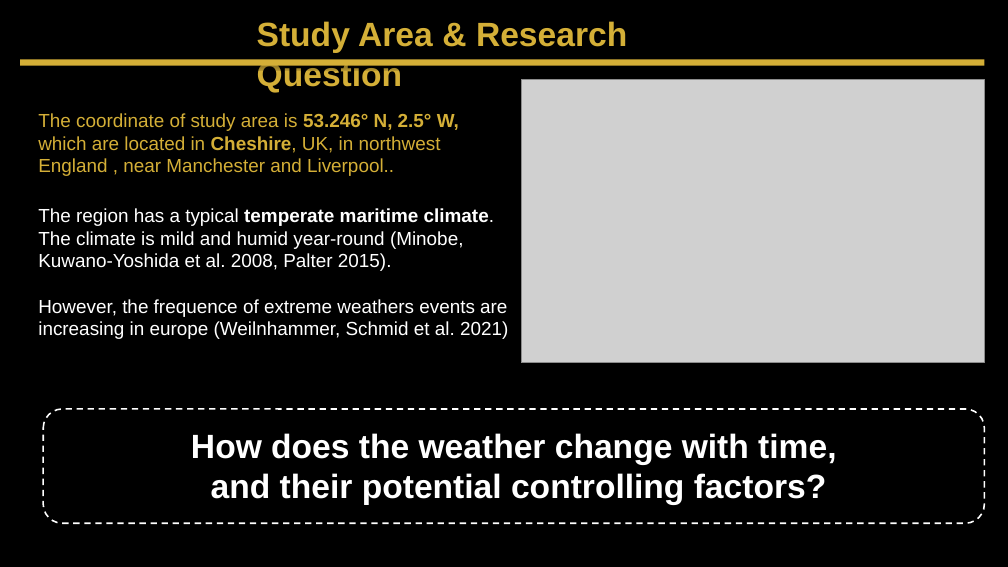
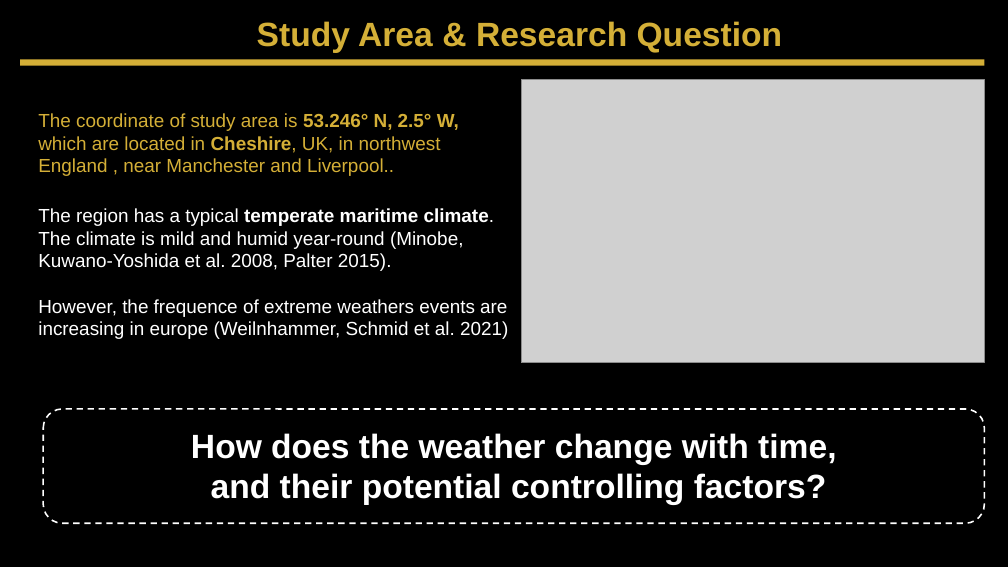
Before and after one commit to Ruiqi-Huang-7/EART60702-group-4-project-1, a slide deck: slide 2 of Project_1_final.pptx. Drawn at 1008x567 pixels with LibreOffice and Linux fonts; fonts in the diff are those of the drawing; grey boxes stand for pictures. Boxes give left, top, right and bottom in pixels: in the first picture for what was removed or moved away, otherwise in the second. Text is boxed around its words. In the diff, an @@ line names an element or a change of style, - is before the commit and + after.

Commit message:
ppt

```diff
--- a/Project_1_final.pptx
+++ b/Project_1_final.pptx
@@ text "Study Area & Research Question" rewrapped from [257,21,627,93] to [257,21,783,53] @@
```
Also in this commit, not shown: 1 other file.
